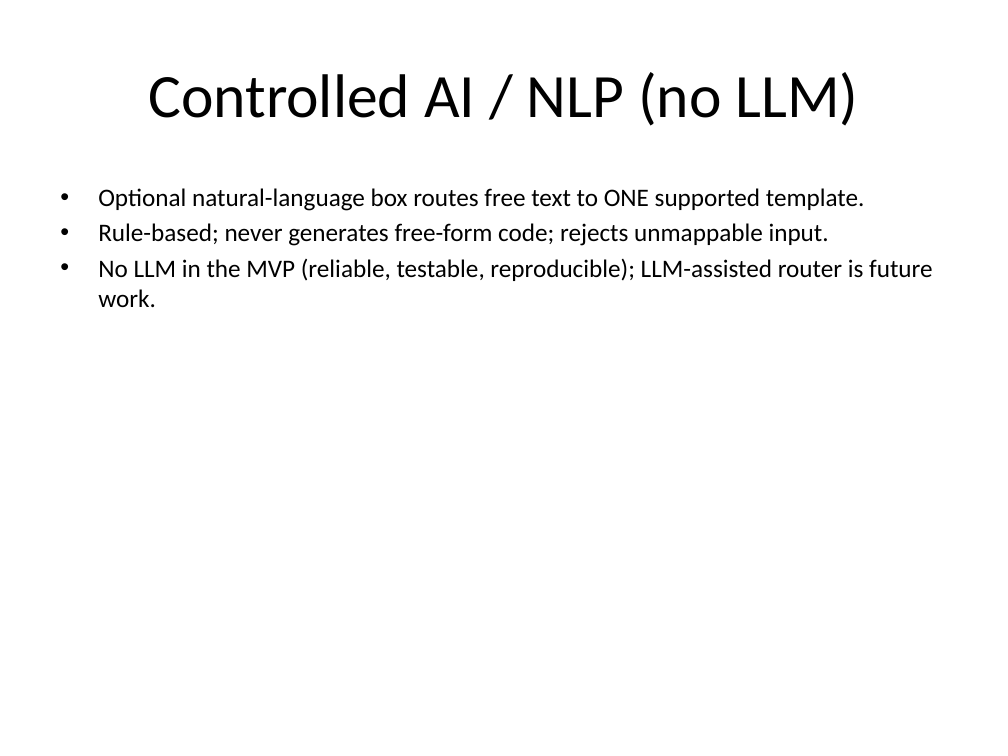
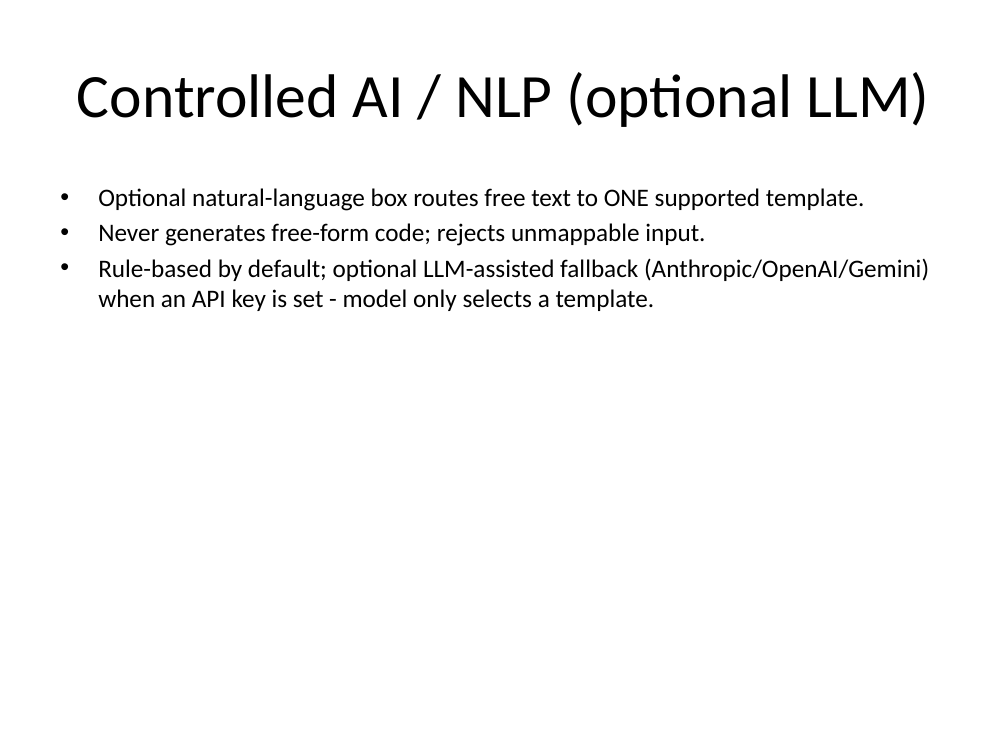
Before and after one commit to alonengel/seminar-project, a slide deck: slide 7 of docs/Clinical_Lab_Analysis_System.pptx. Drawn at 1008x756 pixels with LibreOffice and Linux fonts; fonts in the diff are those of the drawing. Boxes give left, top, right and bottom in pixels: in the first picture for what was removed or moved away, otherwise in the second. Text is boxed around its words. In the diff, an @@ line names an element or a change of style, - is before the commit and + after.

```diff
--- a/docs/Clinical_Lab_Analysis_System.pptx
+++ b/docs/Clinical_Lab_Analysis_System.pptx
@@ title at (77,72,930,127): text changed @@
-Controlled AI / NLP (no LLM)
+Controlled AI / NLP (optional LLM)
@@ text at (98,223,929,311): text changed @@
-• Rule-based; never generates free-form code; rejects unmappable input.
-• No LLM in the MVP (reliable, testable, reproducible); LLM-assisted router is future work.
+• Never generates free-form code; rejects unmappable input.
+• Rule-based by default; optional LLM-assisted fallback (Anthropic/OpenAI/Gemini) when an API key is set - model only selects a template.
```
Also in this commit, not shown: 36 other files.
